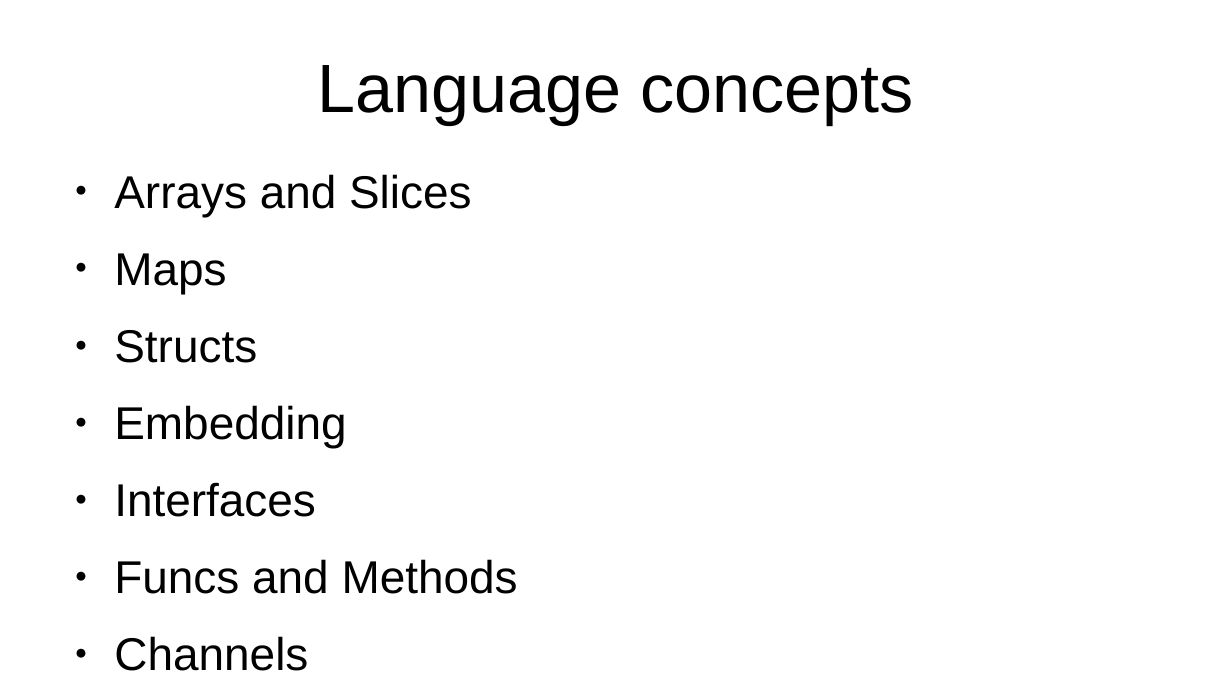
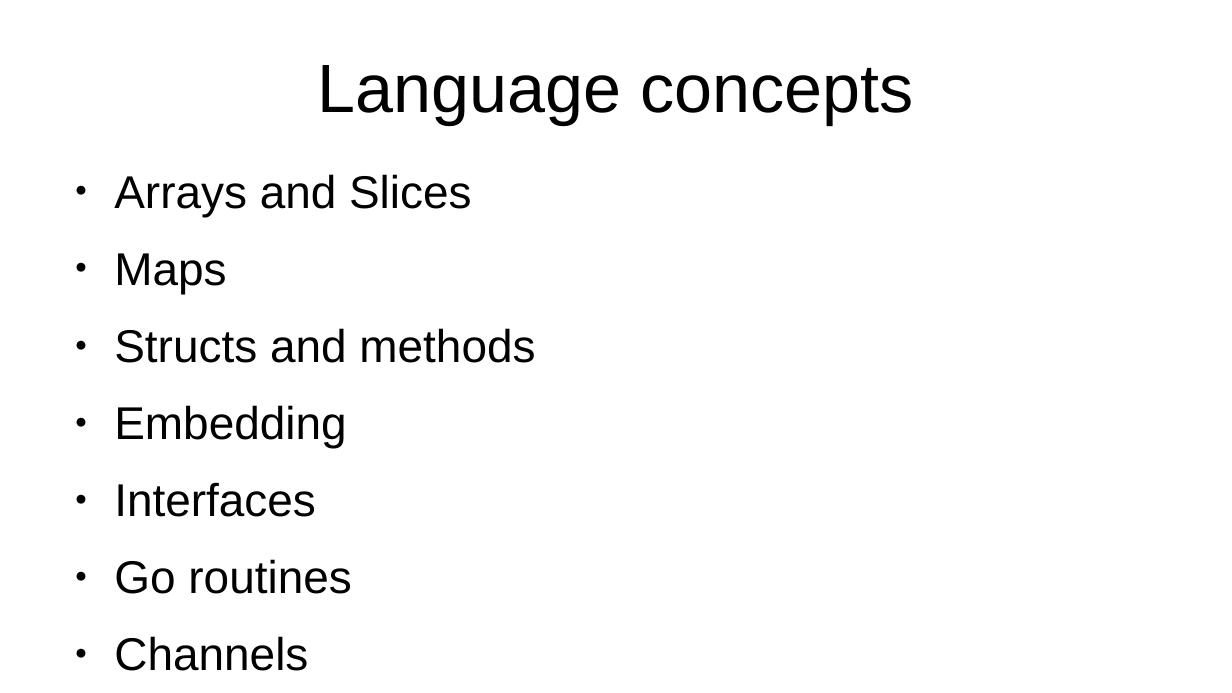
Before and after one commit to axis-go-course/spiderman, a slide deck: slide 4 of presentation.odp. Drawn at 1232x693 pixels with LibreOffice and Linux fonts; fonts in the diff are those of the drawing. Boxes give left, top, right and bottom in pixels: in the first picture for what was removed or moved away, otherwise in the second. Text is boxed around its words. In the diff, an @@ line names an element or a change of style, - is before the commit and + after.

Commit message:
Language concepts

```diff
--- a/presentation.odp
+++ b/presentation.odp
@@ text at (114, 328, 535, 363): text changed @@
-● Structs
+● Structs and methods
@@ text at (114, 559, 351, 594): text changed @@
-● Funcs and Methods
+● Go routines
```
Also in this commit, not shown: 2 other files.
